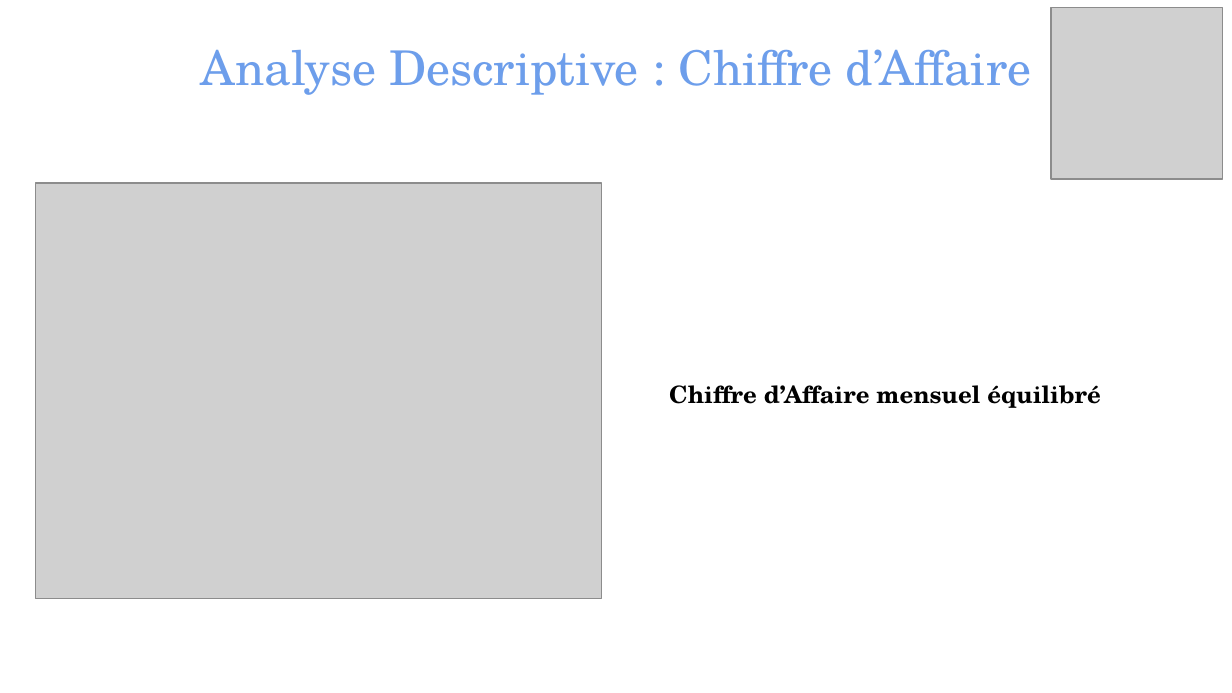
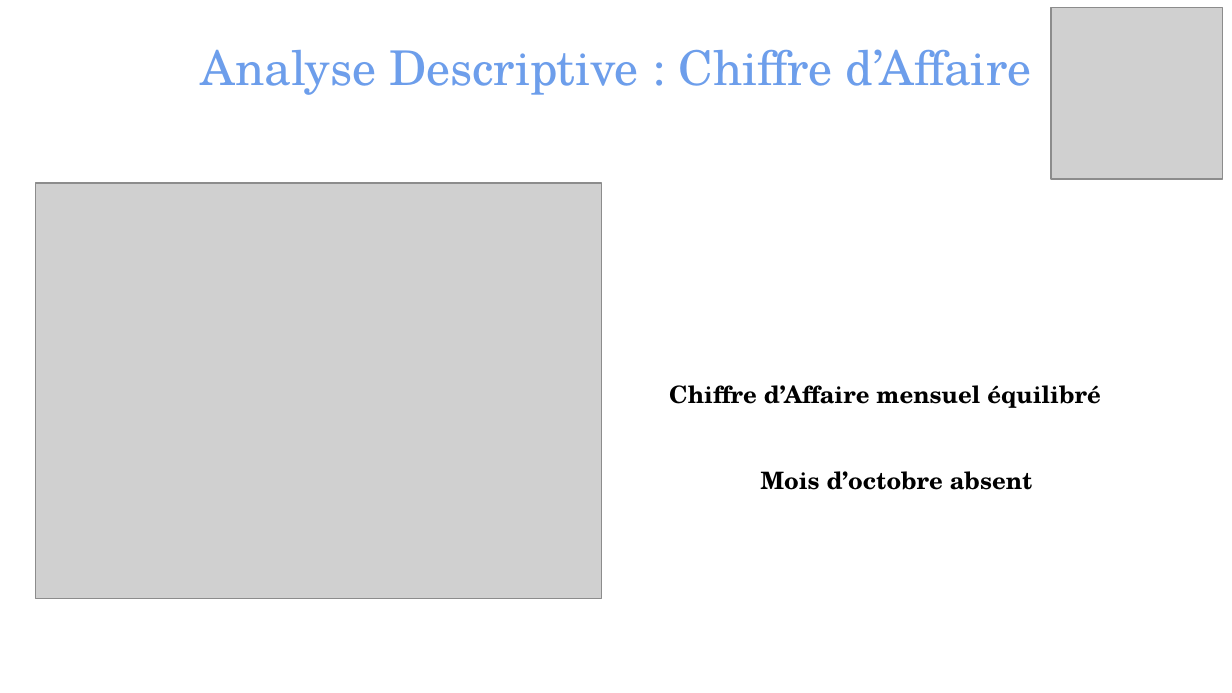
Before and after one commit to TheoChastrePradat/P4_Analyse_Vente, a slide deck: slide 12 of Python/Projet 4 - Soutenance _ Rester livres.pptx (slide 18 before the commit). Drawn at 1232x693 pixels with LibreOffice and Linux fonts; fonts in the diff are those of the drawing; grey boxes stand for pictures. Boxes give left, top, right and bottom in pixels: in the first picture for what was removed or moved away, otherwise in the second. Text is boxed around its words. In the diff, an @@ line names an element or a change of style, - is before the commit and + after.

```diff
--- a/Python/Projet 4 - Soutenance _ Rester livres.pptx
+++ b/Python/Projet 4 - Soutenance _ Rester livres.pptx
@@ text added at (761, 471, 1033, 490), 14 pt, text #000000, bold @@
+Mois d’octobre absent
```
Also in this commit, not shown: 9 other slides changed, 3 slides added, 9 slides removed.
